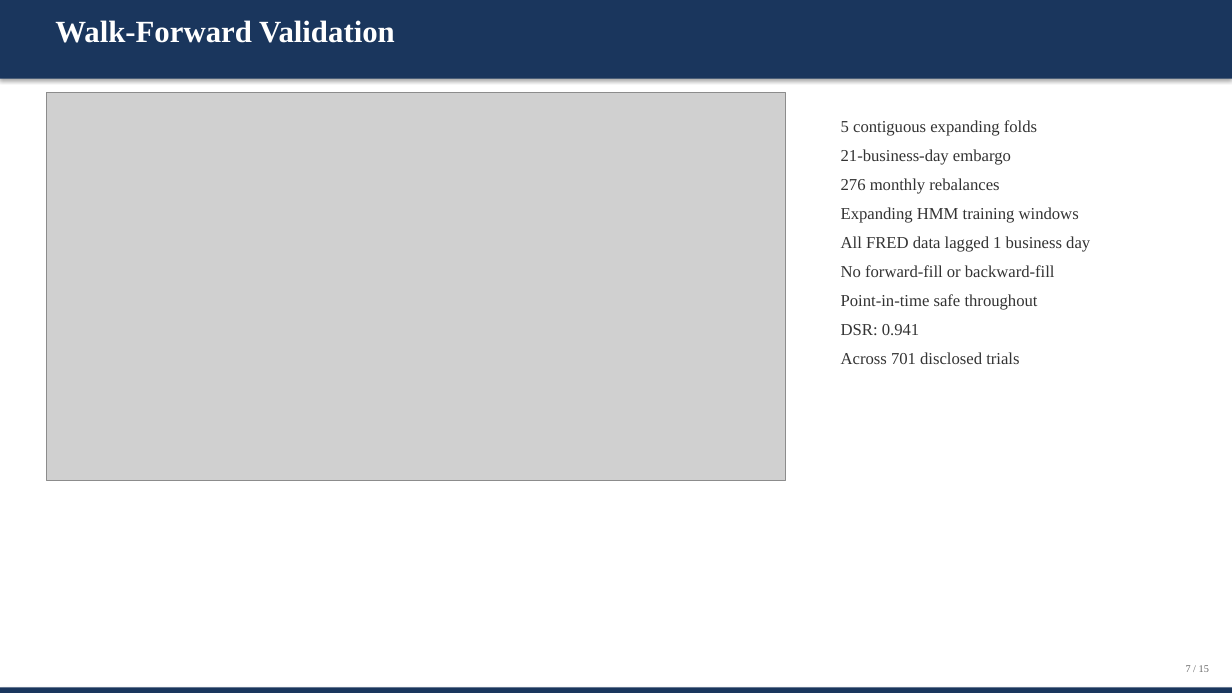
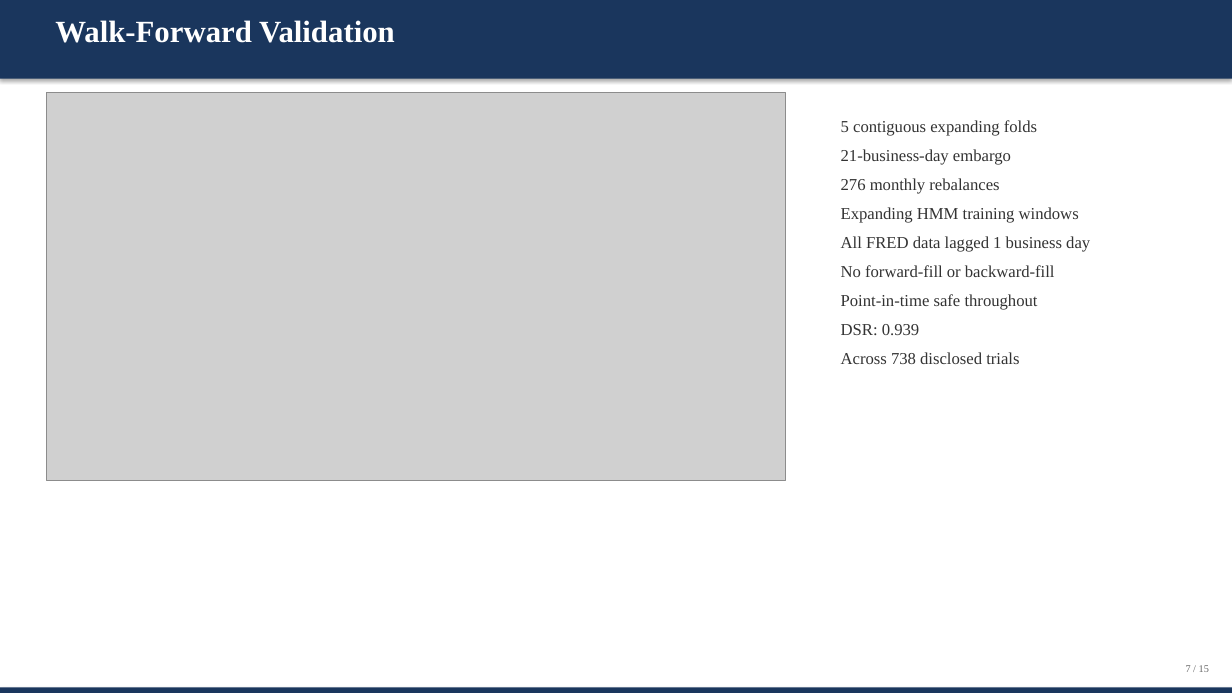
Before and after one commit to Scott-Switzer/FIN496-Foundation-Project, a slide deck: slide 7 of taa_project/outputs/reports/whitmore_deck.pptx. Drawn at 1232x693 pixels with LibreOffice and Linux fonts; fonts in the diff are those of the drawing; grey boxes stand for pictures. Boxes give left, top, right and bottom in pixels: in the first picture for what was removed or moved away, otherwise in the second. Text is boxed around its words. In the diff, an @@ line names an element or a change of style, - is before the commit and + after.

```diff
--- a/taa_project/outputs/reports/whitmore_deck.pptx
+++ b/taa_project/outputs/reports/whitmore_deck.pptx
@@ text at (841, 324, 1019, 364): text changed @@
-DSR: 0.941
-Across 701 disclosed trials
+DSR: 0.939
+Across 738 disclosed trials
```
Also in this commit, not shown: 4 other slides changed, 24 other files.
